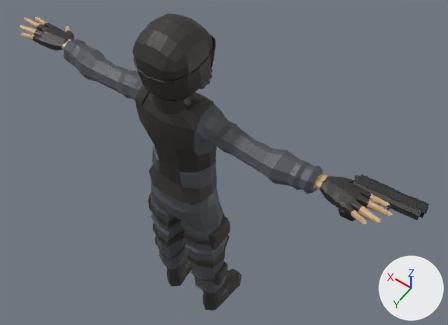
An edit to the glTF model models/people/m_Swat.glb, drawn before and after from the same camera.
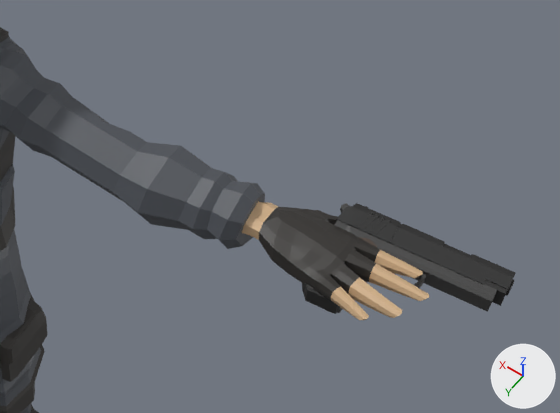
The first picture shows the older version from a camera (50 mm lens) standing at (-1.034, 1.11, 3.118) and looking at (-0.072, -0.238, 1.001). The close-ups show the older and then the newer version on the part from 47% to 100% of the width and 27% to 81% of the height of that picture. Only the edits that show in the close-ups are written down. The axes (+X, +Y, +Z) are drawn at lower right. The lights are the same throughout.

Before the edit, the objects in view are built like this:
```python
me_cube_018 = bpy.data.meshes.new('Cube.018')
me_cube_018.from_pydata(...)  # 1555 vertices, 3106 faces; spans x -0.84..0.84, y -0.19..0.07, z 1.03..1.58
# faces by material slot: [1042, 692, 1372]
me_cube_018.materials.append(mat_skin)  # beige #cead86
me_cube_018.materials.append(mat_swat)  # dark grey #4f535a
me_cube_018.materials.append(mat_swat_black)  # dark grey #312e2b
me_cube_023 = bpy.data.meshes.new('Cube.023')
me_cube_023.from_pydata(...)  # 899 vertices, 1779 faces; spans x -0.204..0.204, y -0.174..0.064, z 0.22..1.059
# faces by material slot: [1055, 724]
me_cube_023.materials.append(mat_swat)  # dark grey #4f535a
me_cube_023.materials.append(mat_swat_black)  # dark grey #312e2b
me_cube_204 = bpy.data.meshes.new('Cube.204')
me_cube_204.from_pydata(...)  # 580 vertices, 1040 faces; spans x -0.921..-0.662, y -0.208..-0.026, z 1.386..1.453
# faces by material slot: [224, 224, 592]
me_cube_204.materials.append(mat_darkbrown)  # brown #4b3e36
me_cube_204.materials.append(mat_grey)  # dark grey #3f3f3f
me_cube_204.materials.append(mat_black)  # black #242424
ob_pistol = bpy.data.objects.new('Pistol', me_cube_204)
ob_pistol.location = (0.0, 0.0, 0.0)
ob_swat_body = bpy.data.objects.new('Swat_Body', me_cube_018)
ob_swat_body.location = (0.0, 0.0, 0.0)
ob_swat_legs = bpy.data.objects.new('Swat_Legs', me_cube_023)
ob_swat_legs.location = (0.0, 0.0, 0.0)
```
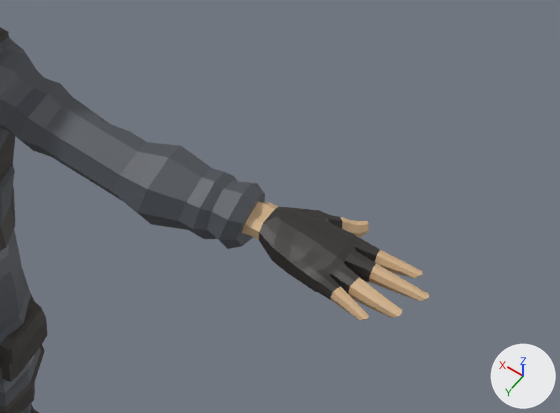
The change in detail:
Object 'Pistol' (ob_pistol) is deleted.

Boxes [x1, y1, x2, y2] around the edits, measured in the close-ups (560 x 413 px):
'Pistol', deleted
    before: [302, 203, 515, 314]
    faces in mat_black (black #242424): [302, 203, 515, 314]
    faces in mat_grey (dark grey #3f3f3f): [308, 203, 498, 313]
